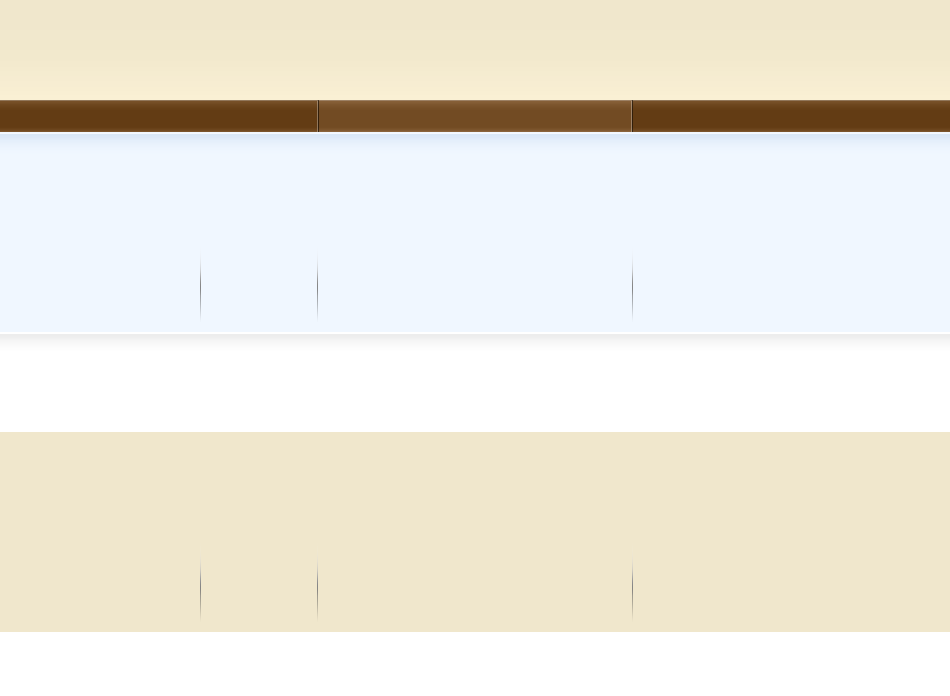
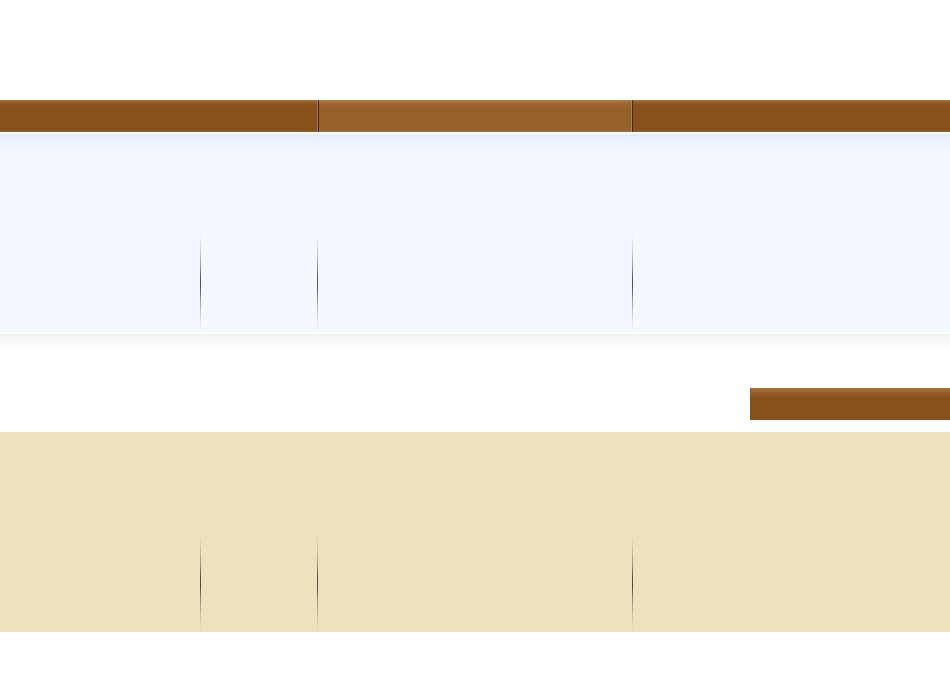
The second 950 x 696 image is a revision of the first. Changes to its layers:
painted on "navbar button" over (0, 100, 950, 132)
painted on "header" over (0, 0, 950, 100)
painted on "navbar" over (0, 100, 950, 132)
painted on "header widgets" over (0, 132, 950, 232)
painted on "header boxes" over (0, 232, 950, 332)
added layer "widget header" above "body" over (750, 388, 950, 420)
painted on "footer widgets" over (0, 432, 950, 532)
painted on "footer boxes" over (0, 532, 950, 632)
